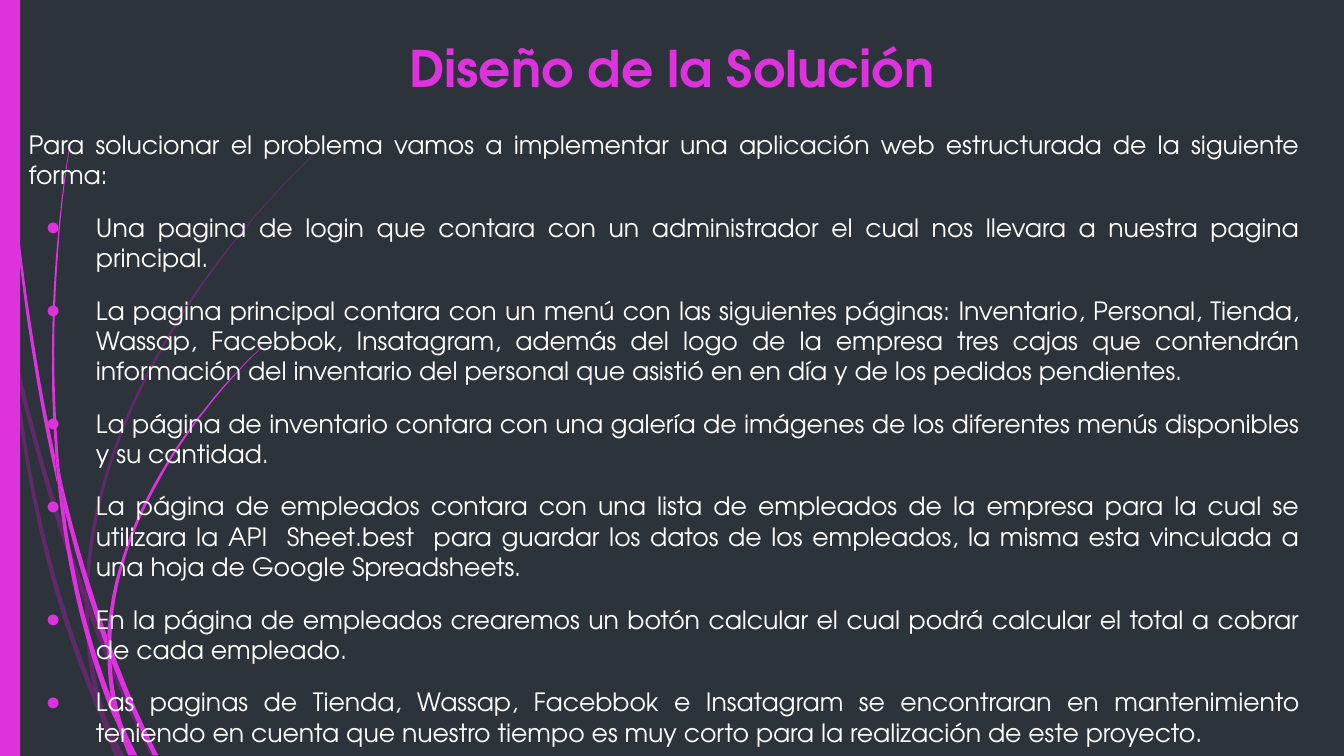
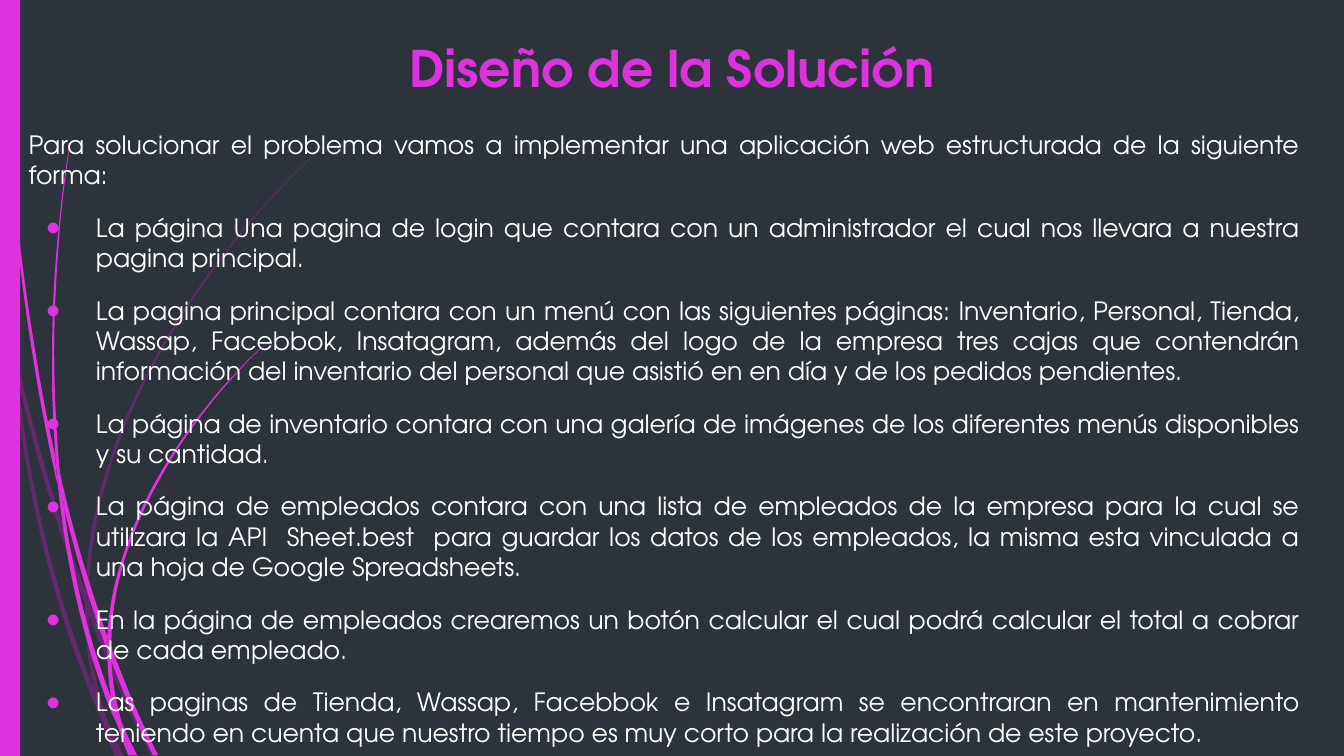
Before and after one commit to G4BOs/PyGDelicias, a slide deck: slide 4 of Presentacion/Presentación - Proyecto Final (1).pptx. Drawn at 1344x756 pixels with LibreOffice and Linux fonts; fonts in the diff are those of the drawing. Boxes give left, top, right and bottom in pixels: in the first picture for what was removed or moved away, otherwise in the second. Text is boxed around its words. In the diff, an @@ line names an element or a change of style, - is before the commit and + after.

Commit message:
update presentacion

```diff
--- a/Presentacion/Presentación - Proyecto Final (1).pptx
+++ b/Presentacion/Presentación - Proyecto Final (1).pptx
@@ text at (x1=96, y1=211, x2=1299, y2=279): text changed @@
-● Una pagina de login que contara con un administrador el cual nos llevara a nuestra pagina principal.
+● La página Una pagina de login que contara con un administrador el cual nos llevara a nuestra pagina principal.
```
